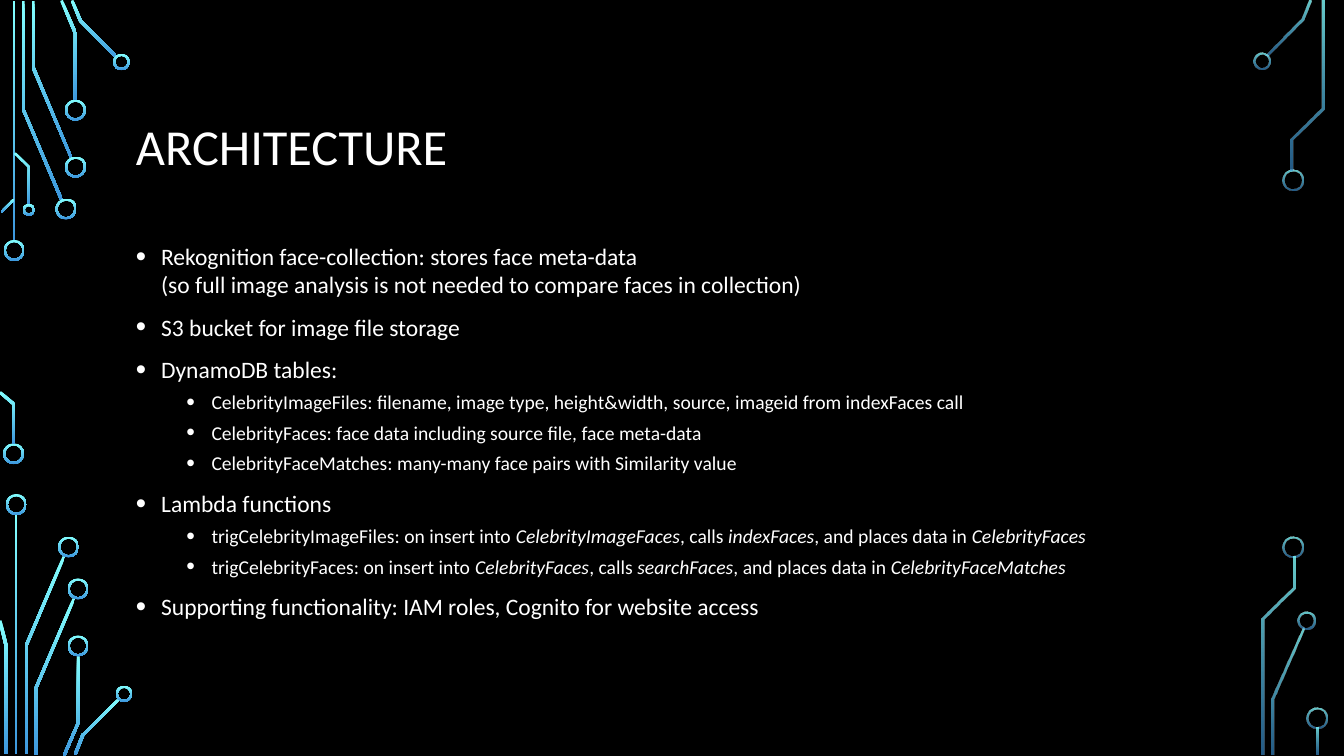
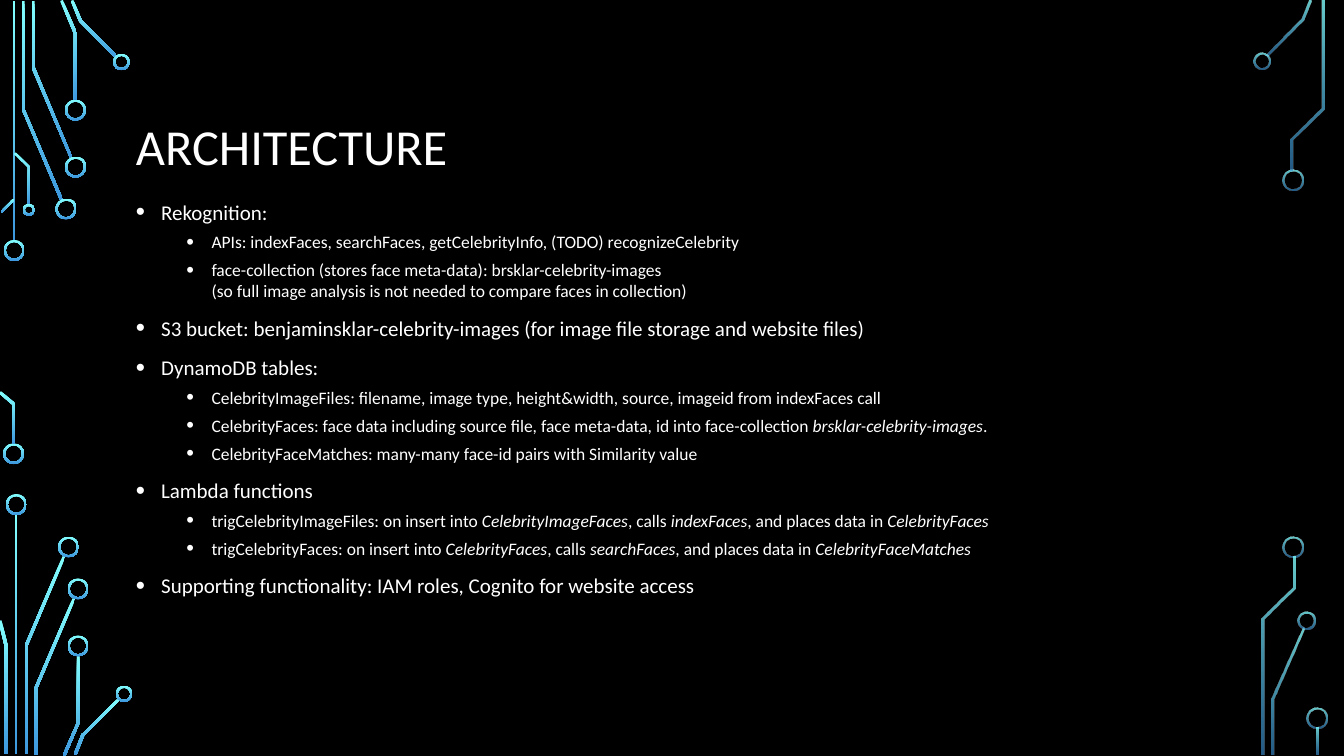
Before and after one commit to brskl/Cloud230B_final, a slide deck: slide 3 of Celebrity detection using AWS Rekognition.pptx. Drawn at 1344x756 pixels with LibreOffice and Linux fonts; fonts in the diff are those of the drawing; background and template pictures are left out. Boxes give left, top, right and bottom in pixels: in the first picture for what was removed or moved away, otherwise in the second. Text is boxed around its words. In the diff, an @@ line names an element or a change of style, - is before the commit and + after.

Commit message:
added diagram, updated text

```diff
--- a/Celebrity detection using AWS Rekognition.pptx
+++ b/Celebrity detection using AWS Rekognition.pptx
@@ text "Rekognition:": place and size @@
-text "Rekognition:" at (161, 248, 1086, 619)
+text "Rekognition:" at (161, 205, 989, 597)
@@ text at (161, 205, 864, 340): text changed; size 16.8 to 12.5 pt @@
-• Rekognition face-collection: stores face meta-data
-  (so full image analysis is not needed to compare faces in collection)
-• S3 bucket for image file storage
+• Rekognition:
+  • APIs: indexFaces, searchFaces, getCelebrityInfo, (TODO) recognizeCelebrity
+  • face-collection (stores face meta-data): brsklar-celebrity-images
+    (so full image analysis is not needed to compare faces in collection)
+• S3 bucket: benjaminsklar-celebrity-images (for image file storage and website files)
@@ text at (161, 360, 989, 597): size 16.8 to 15 pt in "DynamoDB tables:", "Lambda functions", "Supporting functionality: IAM roles, Cognito for website ..."; size 14 to 12.5 pt in "CelebrityImageFiles: filename, image type, height&width, sou ...", "trigCelebrityImageFiles: on insert into CelebrityImageFaces, ...", "trigCelebrityFaces: on insert into CelebrityFaces, calls sea ..." @@
@@ text at (212, 420, 988, 463): text changed; size 14 to 12.5 pt @@
-  • CelebrityFaces: face data including source file, face meta-data
-  • CelebrityFaceMatches: many-many face pairs with Similarity value
+  • CelebrityFaces: face data including source file, face meta-data, id into face-collection brsklar-celebrity-images.
+  • CelebrityFaceMatches: many-many face-id pairs with Similarity value
```
Also in this commit, not shown: 3 other slides changed, 2 slides added, 1 slide removed.
